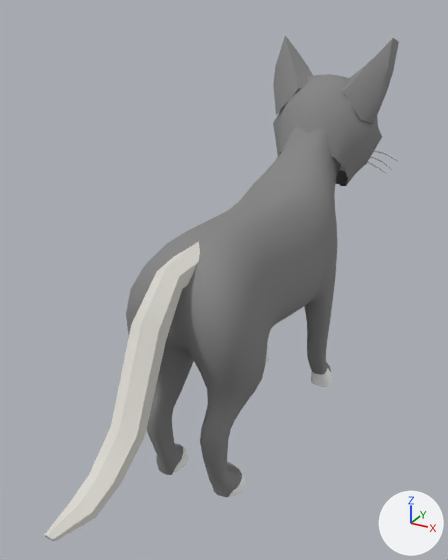
The glTF model fushimi_inari/assets/models/cat/Mugi.glb: old version first, new version second.
One viewpoint serves both versions: a camera (50 mm lens) standing at (0.22, -0.438, 0.364) and looking at (-0.016, -0.01, 0.15). Every picture has the same lights, and +X, +Y and +Z are marked at lower right. The older version comes first. Vertices at exactly the same position are counted once.

Objects in the first picture: 'Mugi coat'.
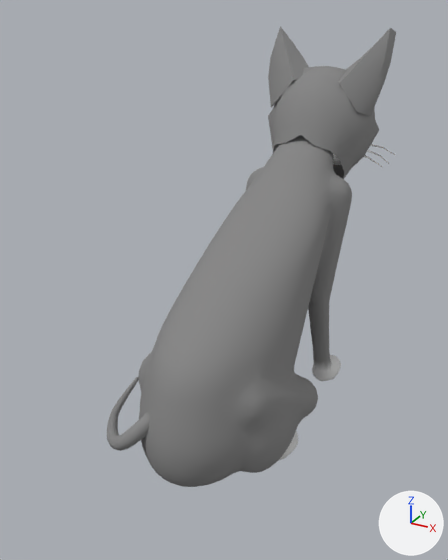
What differs and where, as boxes [x1, y1, x2, y2] in the pictures (448 x 560 px; the box of a moved part takes in the faces that stretch with it):
'Mugi coat', reshaped (19% narrower, 9% shorter): before [44, 36, 399, 541]; after [107, 26, 396, 487]
part 1 of me_mugi_coat, moved or reshaped: before [273, 36, 313, 115]; after [268, 26, 309, 108]
part 2 of me_mugi_coat, moved or reshaped: before [374, 150, 398, 161]; after [370, 144, 395, 155]
part 3 of me_mugi_coat, moved or reshaped: before [370, 156, 392, 170]; after [367, 150, 389, 164]
part 4 of me_mugi_coat, moved or reshaped: before [367, 161, 386, 173]; after [364, 155, 383, 167]
part 5 of me_mugi_coat, moved or reshaped: before [342, 38, 399, 124]; after [339, 28, 396, 116]
part 6 of me_mugi_coat, moved or reshaped: before [273, 74, 382, 186]; after [268, 66, 379, 179]
part 7 of me_mugi_coat, rebuilt: before [126, 127, 341, 497]; after [138, 135, 352, 487]
part 8 of me_mugi_coat, added: after [107, 377, 150, 451]
part 9 of me_mugi_coat, deleted: before [44, 241, 200, 541]

Patch to the scene script:
```diff
--- a/fushimi_inari/assets/models/cat/Mugi.glb.py
+++ b/fushimi_inari/assets/models/cat/Mugi.glb.py
@@ me_mugi_coat @@
 # used by ob_mugi_coat; location = (0.0, 0.0, 0.0)
-me_mugi_coat.from_pydata(...)  # 2004 vertices, 3772 faces; spans x -0.068..0.068, y -0.25..0.25, z 0.0..0.338
+me_mugi_coat.from_pydata(...)  # 3121 vertices, 6096 faces; spans x -0.114..0.073, y -0.136..0.237, z 0.0..0.347
+# me_mugi_coat part 1: the loose piece of 18 vertices spanning x -0.061..-0.012, y 0.152..0.199, z 0.261..0.338 is moved by (0.0, -0.013, 0.009)
+# me_mugi_coat part 2: the loose piece of 20 vertices spanning x 0.02..0.068, y 0.213..0.234, z 0.217..0.223 is moved by (0.0, -0.013, 0.009)
+# me_mugi_coat part 3: the loose piece of 20 vertices spanning x 0.02..0.062, y 0.213..0.234, z 0.207..0.218 is moved by (0.0, -0.013, 0.009)
+# me_mugi_coat part 4: the loose piece of 20 vertices spanning x 0.018..0.055, y 0.22..0.234, z 0.201..0.214 is moved by (0.0, -0.013, 0.009)
+# me_mugi_coat part 5: the loose piece of 18 vertices spanning x 0.012..0.061, y 0.152..0.199, z 0.261..0.338 is moved by (0.0, -0.013, 0.009)
+# me_mugi_coat part 6: the loose piece of 259 vertices spanning x -0.055..0.055, y 0.122..0.25, z 0.192..0.303 is moved by (0.0, -0.013, 0.009)
+# me_mugi_coat part 7: the loose piece of 1483 vertices spanning x -0.052..0.052, y -0.116..0.185, z 0.0..0.279 is rebuilt with 2352 vertices and now spans x -0.073..0.073, y -0.132..0.146, z 0.0..0.254
+# me_mugi_coat part 8: a new loose piece of 290 vertices spanning x -0.114..0.007, y -0.136..-0.014, z 0.022..0.106, in mat_mugi___author_coat_colors
+# me_mugi_coat part 9
+# 42 vertices are removed from x -0.013..0.011, y -0.25..-0.053, z 0.07..0.211
+# 72 faces are deleted
+# other edits to the shape of me_mugi_coat do not show in these pictures
 me_mugi_coat.materials.append(mat_mugi___author_coat_colors)
```
